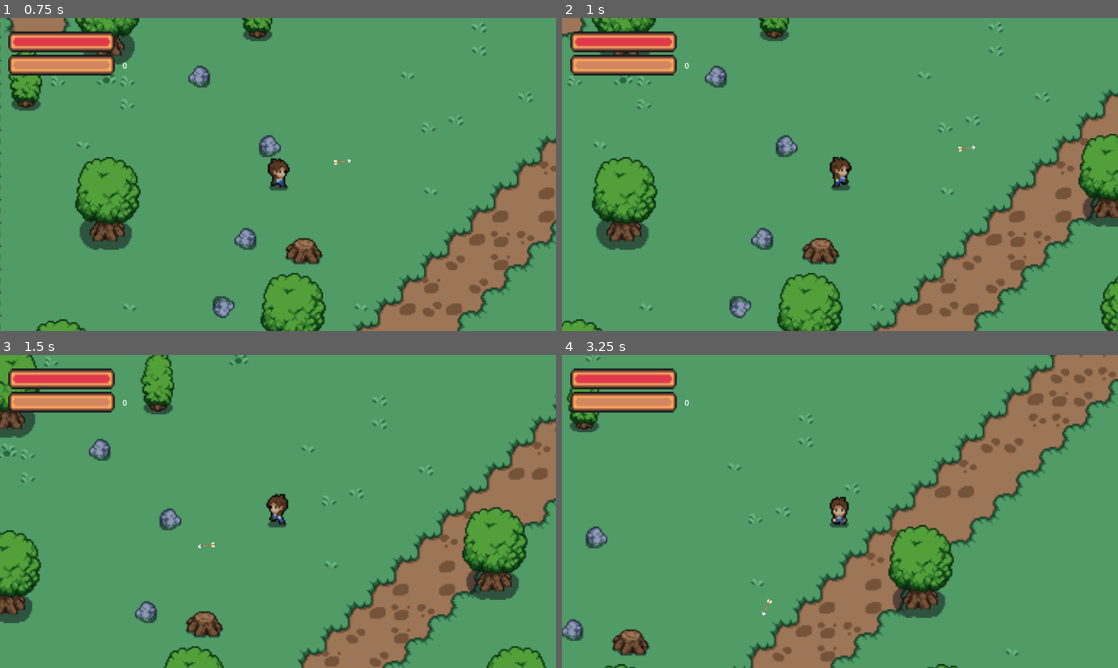
Above: before the commit, frames 1-4 (two rows, left to right).
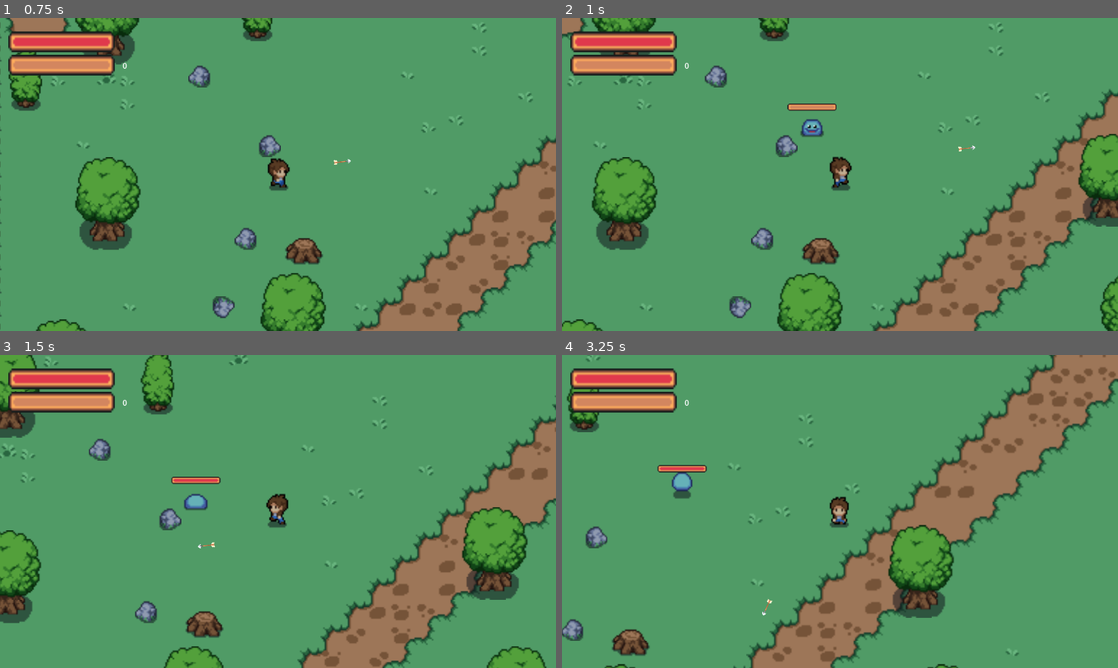
Above: after the commit, the same moments.

Repository: IgorMianowany/Manual-Vampire-Survivors
Game: Godot game, scene res://level_01.tscn
Same seed, same stepped clock (60 frames per second), same inputs: the game is played once before the commit and once after it.
Inputs (mouse positions are in pixels of both pictures, inside the frame that each line leads up to):
- Up to frame 1 (0.75 s): move the mouse to (400, 158) at 0.52 s; press the mouse at (400, 158) at 0.53 s; hold D (move_right) from 0.53 s (still down)
- Up to frame 2 (1 s): keep holding D (move_right)
- Up to frame 3 (1.5 s): move the mouse to (166, 527) at 1.27 s; release D (move_right) at 1.28 s; release the mouse at (166, 527) at 1.28 s; hold W (move_down) from 1.28 s (still down); click (166, 527) at 1.35 s
- Up to frame 4 (3.25 s): move the mouse to (895, 442) at 2.02 s; release W (move_down) at 2.03 s; press the mouse at (895, 442) at 2.03 s; hold D (move_right) 2.03-2.78 s; move the mouse to (812, 574) at 2.77 s; release the mouse at (812, 574) at 2.78 s; hold S (move_up) from 2.78 s (still down); click (812, 574) at 2.85 s

Frame 1 is identical in both runs. In frame 2, 0.4% of the frame differs, in the area x 40-50%, y 27-38%; in frame 3, 0.4%; in frame 4, 0.5%, in the area x 17-27%, y 35-46%.

Commit message:
fixed slimes going nowhere after being spawned

Diff:
--- a/enemy_spawn.gd
+++ b/enemy_spawn.gd
@@ -1,8 +1,10 @@
 extends Node2D
 @export var cooldown : float = 5
-var slime := preload("res://slime.tscn")
 @export var player : Player
 
+var slime := preload("res://slime.tscn")
+var count : int = 0
+var limit : int = 1
 
 # Called when the node enters the scene tree for the first time.
 func _ready() -> void:
@@ -16,7 +18,9 @@
 	pass
 
 func _on_timer_timeout() -> void:
-	print("dupa")
-	var slime_instance = slime.instantiate()
-	slime_instance.player = player
-	add_child(slime_instance)
+	if count < limit:
+		var slime_instance = slime.instantiate()
+		slime_instance.player = player
+		slime_instance.global_position = global_position
+		add_child(slime_instance)
+		count += 1
--- a/enemy_spawn.tscn
+++ b/enemy_spawn.tscn
@@ -4,6 +4,7 @@
 
 [node name="EnemySpawn" type="Node2D"]
 script = ExtResource("1_1ty7u")
+cooldown = 1.0
 
 [node name="Marker2D" type="Marker2D" parent="."]
 
--- a/level_01.tscn
+++ b/level_01.tscn
@@ -952,6 +952,6 @@
 tile_map_data = PackedByteArray("AAAAAAEACwAAAAEAAAAAAAIACwAAAAEAAAAAAAMACwAAAAEAAAAAAAQACwAAAAEAAAAAAAUACwAAAAEAAAAAAA …(10672 unchanged characters)…
 tile_set = SubResource("TileSet_x7ptb")
 
-[node name="EnemySpawn" parent="." node_paths=PackedStringArray("player") instance=ExtResource("27_qf16w")]
-position = Vector2(327, 246)
-player = NodePath("../LayerHolder/Player")
+[node name="EnemySpawn" parent="LayerHolder" node_paths=PackedStringArray("player") instance=ExtResource("27_qf16w")]
+position = Vector2(218, 253)
+player = NodePath("../Player")
--- a/slime.gd
+++ b/slime.gd
@@ -1,7 +1,7 @@
 class_name Slime
 extends CharacterBody2D
 
-@export var player : Player
+var player : Player
 @export var speed : float = 75
 #@export var speed : float = 0
 @export var jump_cooldown : float = 1.5
@@ -25,11 +25,14 @@
 
 @onready var start_pos : Vector2 = position
 
+func _ready() -> void:
+	set_as_top_level(true)
+
 func _physics_process(delta: float) -> void:
 	$Control/TextureProgressBar.max_value = max_health
 	$Control/TextureProgressBar.value = health
 	if not is_jumping:
-		player_position = player.position + Vector2(randf_range(-direction_variation, direction_variation), randf_range(-direction_variation, direction_variation))
+		player_position = player.global_position + Vector2(randf_range(-direction_variation, direction_variation), randf_range(-direction_variation, direction_variation))
 		$SlimeHitbox/CollisionShape2D.disabled = true
 	else:
 		$SlimeHitbox/CollisionShape2D.disabled = false
@@ -52,6 +55,7 @@
 			# in this case it will go back and forth trying to reach exactly this point, instead of keeping the momentum
 			# this fixes that case
 			new_direction = position.direction_to(player_position)
+			print(position)
 			if player_direction + new_direction < Vector2(0.001, 0.001) and player_direction + new_direction > Vector2(-0.001, -0.001):
 				return
 			velocity = position.direction_to(player_position) * speed
--- a/slime.tscn
+++ b/slime.tscn
@@ -239,7 +239,7 @@
 [sub_resource type="CircleShape2D" id="CircleShape2D_j72rr"]
 
 [node name="Slime" type="CharacterBody2D" node_paths=PackedStringArray("healthbar")]
-z_index = 1
+z_index = 7
 y_sort_enabled = true
 collision_layer = 4
 collision_mask = 3
